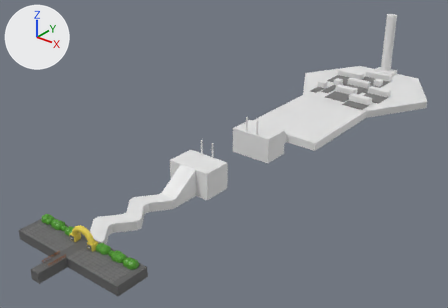
A saved change to the Blender file shadowland.blend.
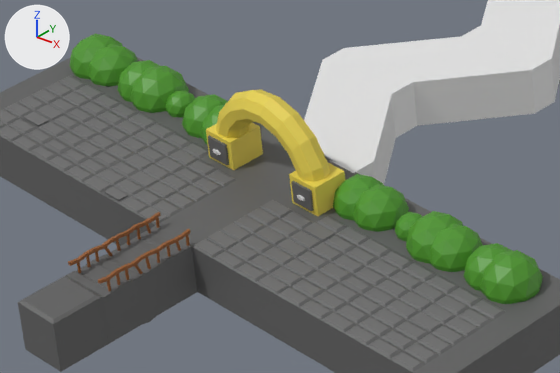
Each version appears first whole from a 50 mm lens placed at (77.1, -47.1, 63.3), pointed at (-5.1, 55.7, -0.4), and next in a close-up on the part from 6% to 32% of the width and 67% to 92% of the height. Every picture has the same lights, and +X, +Y and +Z are marked at upper left.
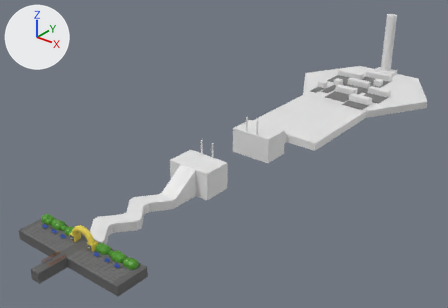
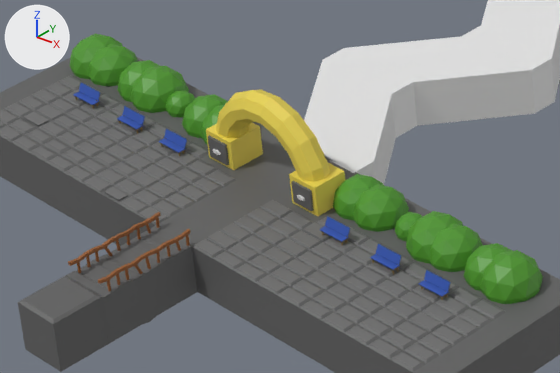
Commit message: shadowland: add brenches to the enter

Edits to the bpy script that builds the scene:
```text
Add ob_cube_034:
    ob_cube_034 = bpy.data.objects.new('Cube.034', me_cube_037)  # 240 vertices, 120 faces; spans x -8.9..14.2, y -1.0..1.0, z -3.4..1.0; in mat_blue_005 (blue #3153ab), mat_brown_007 (brown #856a31)
    ob_cube_034.location = (9.86, 8.45, 1.46)
    ob_cube_034.rotation_euler = (0.0, -0.453, -1.559)  # degrees (0, -26, -89)
    ob_cube_034.scale = (0.0167, 0.585, 0.167)
Add ob_cube_033:
    ob_cube_033 = bpy.data.objects.new('Cube.033', me_cube_036)  # 240 vertices, 120 faces; spans x -8.9..14.2, y -1.0..1.0, z -3.4..1.0; in mat_blue_004 (blue #3153ab), mat_brown_006 (brown #856a31)
    ob_cube_033.location = (7.37, 8.45, 1.46)
    ob_cube_033.rotation_euler = (0.0, -0.453, -1.559)  # degrees (0, -26, -89)
    ob_cube_033.scale = (0.0167, 0.585, 0.167)
Add ob_cube_032:
    ob_cube_032 = bpy.data.objects.new('Cube.032', me_cube_035)  # 240 vertices, 120 faces; spans x -8.9..14.2, y -1.0..1.0, z -3.4..1.0; in mat_blue_003 (blue #3153ab), mat_brown_005 (brown #856a31)
    ob_cube_032.location = (4.69, 8.45, 1.46)
    ob_cube_032.rotation_euler = (0.0, -0.453, -1.559)  # degrees (0, -26, -89)
    ob_cube_032.scale = (0.0167, 0.585, 0.167)
Add ob_cube_031:
    ob_cube_031 = bpy.data.objects.new('Cube.031', me_cube_034)  # 240 vertices, 120 faces; spans x -8.9..14.2, y -1.0..1.0, z -3.4..1.0; in mat_blue_002 (blue #3153ab), mat_brown_004 (brown #856a31)
    ob_cube_031.location = (-9.51, 8.45, 1.46)
    ob_cube_031.rotation_euler = (0.0, -0.453, -1.559)  # degrees (0, -26, -89)
    ob_cube_031.scale = (0.0167, 0.585, 0.167)
Add ob_cube_030:
    ob_cube_030 = bpy.data.objects.new('Cube.030', me_cube_033)  # 240 vertices, 120 faces; spans x -8.9..14.2, y -1.0..1.0, z -3.4..1.0; in mat_blue_001 (blue #3153ab), mat_brown_003 (brown #856a31)
    ob_cube_030.location = (-6.84, 8.45, 1.46)
    ob_cube_030.rotation_euler = (0.0, -0.453, -1.559)  # degrees (0, -26, -89)
    ob_cube_030.scale = (0.0167, 0.585, 0.167)
Add ob_cube_029:
    ob_cube_029 = bpy.data.objects.new('Cube.029', me_cube_029)  # 240 vertices, 120 faces; spans x -8.9..14.2, y -1.0..1.0, z -3.4..1.0; in mat_blue (blue #3153ab), mat_brown_002 (brown #856a31)
    ob_cube_029.location = (-4.35, 8.45, 1.46)
    ob_cube_029.rotation_euler = (0.0, -0.453, -1.559)  # degrees (0, -26, -89)
    ob_cube_029.scale = (0.0167, 0.585, 0.167)
```

What differs and where, as boxes [x1, y1, x2, y2] in the close-ups (560 x 373 px):
'Cube.034', added (blue)
    after: [419, 270, 451, 300]
    faces in mat_blue_005 (blue #3153ab): [419, 270, 451, 297]
'Cube.033', added (blue)
    after: [370, 244, 401, 275]
    faces in mat_blue_004 (blue #3153ab): [370, 244, 401, 270]
'Cube.032', added (blue)
    after: [320, 216, 350, 245]
    faces in mat_blue_003 (blue #3153ab): [320, 216, 350, 242]
'Cube.029', added
    after: [159, 129, 187, 156]
    faces in mat_blue (blue #3153ab): [159, 129, 187, 153]
'Cube.030', added
    after: [117, 106, 145, 133]
    faces in mat_blue_001 (blue #3153ab): [117, 106, 145, 130]
'Cube.031', added
    after: [73, 83, 100, 108]
    faces in mat_blue_002 (blue #3153ab): [73, 83, 100, 105]
